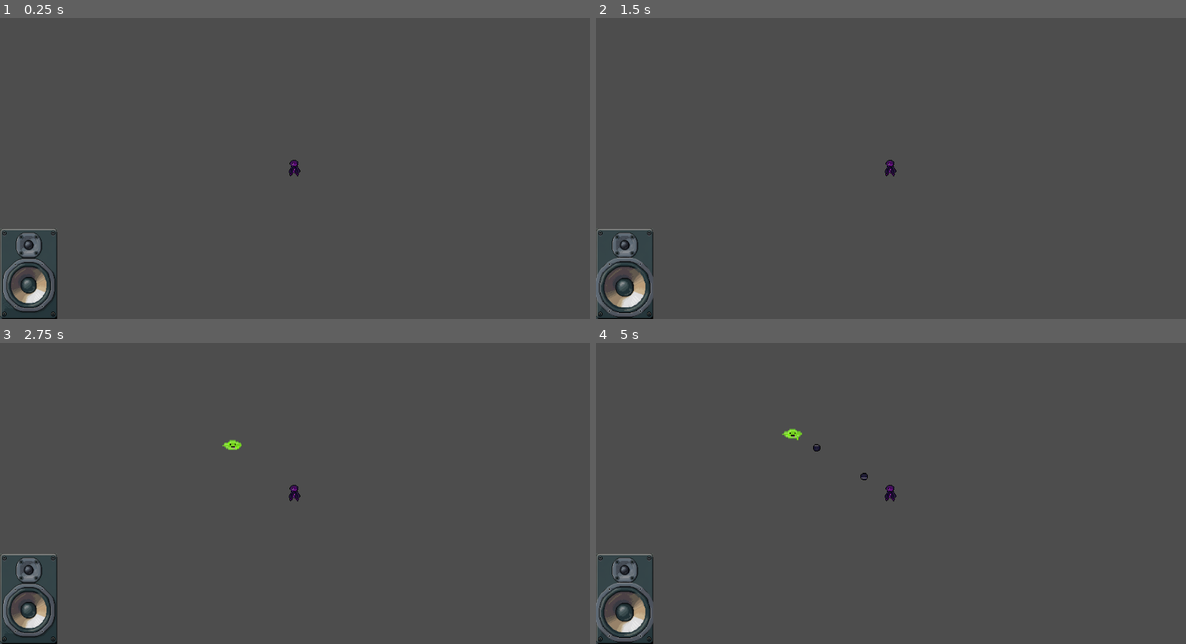
Above: before the commit, frames 1-4 (two rows, left to right).
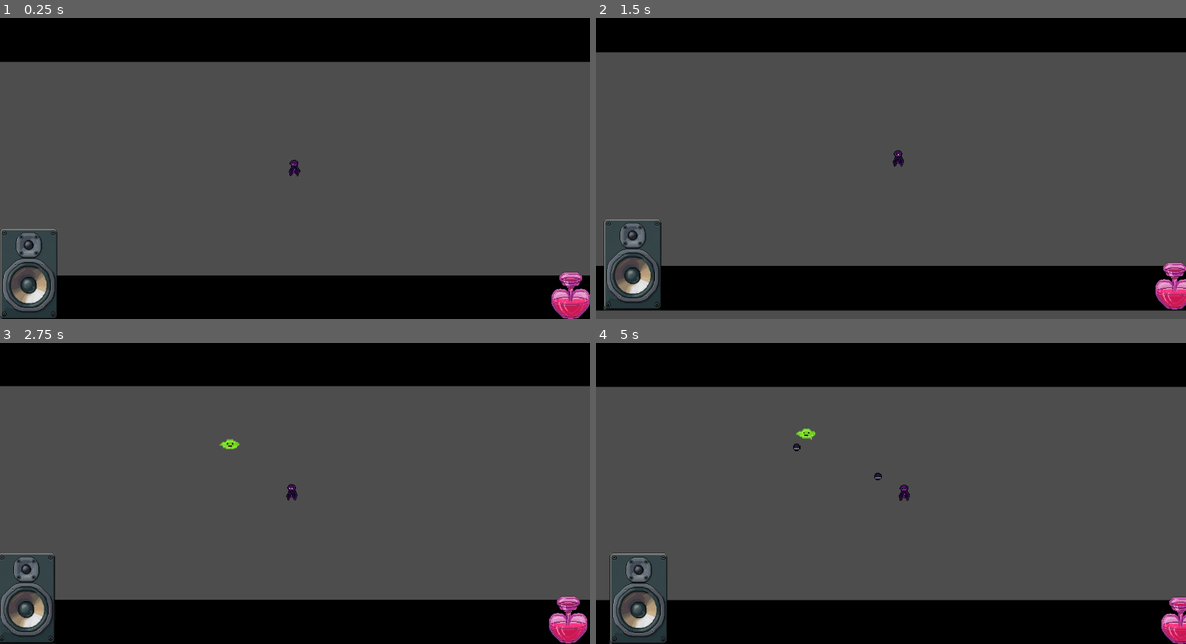
Above: after the commit, the same moments.

Repository: Raconteur37/Rhythm-Runner
Game: Godot game, scene res://Scenes/game.tscn
Two runs of this game, one before a commit and one after it. Both use one fixed random seed, a clock stepped at 60 frames per second and the inputs below.
Inputs:
- Up to frame 1 (0.25 s): no input
- Up to frame 2 (1.5 s): tap Enter at 0.5 s; tap Space at 0.6, 0.77, 1.07, 1.35 s
- Up to frame 3 (2.75 s): tap Space at 1.52, 1.82, 2.1 s
- Up to frame 4 (5 s): tap Space at 2.85, 3.02, 3.32, 3.6, 3.77, 4.07, 4.35, 4.52, 4.82 s

The runs differ from the first frame. In frame 1, 28% of the frame differs, in the area x 0-100%, y 0-100%; in frame 2, 27%; in frame 3, 29%; in frame 4, 31%.

Commit message:
Added more UI items

Diff:
--- a/Scenes/Camera2D.gd
+++ b/Scenes/Camera2D.gd
@@ -10,13 +10,11 @@
 
 func _input(event: InputEvent):
 	if event is InputEventKey and event.is_pressed() and event.keycode == KEY_SPACE:
-		if ($"../BeatTimer".time_left <= .5):
-			$"../ResultLabel".text = "Good"
+		if ($"../BeatTimer".time_left >= ($"..".beatTime) - (float($"..".beatTime)* .5) or ($"../BeatTimer".time_left <= .05)):
 			$"../Player".attack()
-			add_trauma(.2)
 		else:
-			$"../ResultLabel".text = "Nope"
-			add_trauma(.7)
+			add_trauma(.5)
+		#print($"../BeatTimer".time_left)
 
 func _ready():
 	randomize()
@@ -37,3 +35,7 @@
 	rotation = max_roll * amount * randf_range(-1,1)
 	offset.x = max_offset.x * amount * randf_range(-1,1)
 	offset.y = max_offset.y * amount * randf_range(-1,1)
+
+
+func _on_beat_timer_timeout() -> void:
+	add_trauma(.2)
--- a/Scenes/bass_hit_ui.gd
+++ b/Scenes/bass_hit_ui.gd
@@ -3,7 +3,8 @@
 
 func _on_beat_timer_timeout() -> void:
 	$".".frame = 1
-	await get_tree().create_timer($"..".beatTime / float(2)).timeout
+	#await get_tree().create_timer($"..".beatTime / float(2)).timeout
+	await get_tree().create_timer(.5).timeout
 	$".".frame = 0
 
 func _process(delta: float) -> void:
--- a/Scenes/game.tscn
+++ b/Scenes/game.tscn
@@ -1,12 +1,13 @@
-[gd_scene load_steps=15 format=3 uid="uid://c1hkycx7ryy0l"]
+[gd_scene load_steps=19 format=3 uid="uid://c1hkycx7ryy0l"]
 
 [ext_resource type="Script" path="res://Scenes/game.gd" id="1_lhvhd"]
 [ext_resource type="PackedScene" uid="uid://b6xja88rrb6i8" path="res://Scenes/player.tscn" id="1_s8f1b"]
 [ext_resource type="Script" path="res://Scenes/WaveManager.gd" id="2_g4bhq"]
-[ext_resource type="AudioStream" uid="uid://dkewx83pnla41" path="res://Songs/SmoothOperator120bpm.mp3" id="2_l8g5d"]
 [ext_resource type="Texture2D" uid="uid://dpypatt8wqf44" path="res://Sprites/UI/Bass-Sheet.png" id="2_mhqds"]
 [ext_resource type="Script" path="res://Scenes/bass_hit_ui.gd" id="3_qdirg"]
 [ext_resource type="Script" path="res://Scenes/Camera2D.gd" id="3_xxvlx"]
+[ext_resource type="Texture2D" uid="uid://c50ftikshcj54" path="res://Sprites/UI/HeartJuice.png" id="4_ju45m"]
+[ext_resource type="AudioStream" uid="uid://o47whv4cm6yu" path="res://Songs/banger.mp3" id="5_1kjxo"]
 
 [sub_resource type="AtlasTexture" id="AtlasTexture_yv5um"]
 atlas = ExtResource("2_mhqds")
@@ -30,6 +31,17 @@
 "speed": 5.0
 }]
 
+[sub_resource type="SpriteFrames" id="SpriteFrames_ojipv"]
+animations = [{
+"frames": [{
+"duration": 1.0,
+"texture": ExtResource("4_ju45m")
+}],
+"loop": true,
+"name": &"default",
+"speed": 5.0
+}]
+
 [sub_resource type="WorldBoundaryShape2D" id="WorldBoundaryShape2D_atn11"]
 distance = 34.2014
 
@@ -42,14 +54,28 @@
 [sub_resource type="WorldBoundaryShape2D" id="WorldBoundaryShape2D_r1pfq"]
 distance = 272.239
 
+[sub_resource type="Gradient" id="Gradient_cfitd"]
+offsets = PackedFloat32Array(0.980519, 1)
+
+[sub_resource type="GradientTexture2D" id="GradientTexture2D_ebwb5"]
+gradient = SubResource("Gradient_cfitd")
+
 [node name="Node2D" type="Node2D"]
 script = ExtResource("1_lhvhd")
+tempo = 128.0
 
 [node name="BassHitUI" type="AnimatedSprite2D" parent="."]
+top_level = true
 position = Vector2(-246, 652)
 scale = Vector2(0.5, 0.5)
 sprite_frames = SubResource("SpriteFrames_ygs5e")
 script = ExtResource("3_qdirg")
+
+[node name="HeartUI" type="AnimatedSprite2D" parent="."]
+top_level = true
+position = Vector2(1518, 724)
+scale = Vector2(0.3, 0.3)
+sprite_frames = SubResource("SpriteFrames_ojipv")
 
 [node name="WaveManager" type="Node2D" parent="."]
 script = ExtResource("2_g4bhq")
@@ -61,7 +87,8 @@
 [node name="AudioStreamPlayer2D" type="AudioStreamPlayer2D" parent="."]
 position = Vector2(529, 36)
 scale = Vector2(3.12, 3.18809)
-stream = ExtResource("2_l8g5d")
+stream = ExtResource("5_1kjxo")
+autoplay = true
 
 [node name="Player" parent="." instance=ExtResource("1_s8f1b")]
 position = Vector2(619, 307)
@@ -124,6 +151,23 @@
 scale = Vector2(3.68, 2.96)
 text = "placeHolder"
 
+[node name="TextureRect" type="TextureRect" parent="."]
+offset_left = -817.0
+offset_top = -182.0
+offset_right = -753.0
+offset_bottom = -118.0
+scale = Vector2(52.2707, 2.26996)
+texture = SubResource("GradientTexture2D_ebwb5")
+
+[node name="TextureRect2" type="TextureRect" parent="."]
+offset_left = -817.0
+offset_top = 658.0
+offset_right = -753.0
+offset_bottom = 722.0
+scale = Vector2(52.2707, 2.26996)
+texture = SubResource("GradientTexture2D_ebwb5")
+
 [connection signal="timeout" from="WaveManager/EnemySpawnTimer" to="WaveManager" method="_on_enemy_spawn_timer_timeout"]
 [connection signal="timeout" from="BeatTimer" to="." method="_on_beat_t_imer_timeout"]
 [connection signal="timeout" from="BeatTimer" to="BassHitUI" method="_on_beat_timer_timeout"]
+[connection signal="timeout" from="BeatTimer" to="GameCamera" method="_on_beat_timer_timeout"]
Not shown, removed: Songs/SmoothOperator120bpm.mp3.import
Not shown, added: Songs/banger.mp3.import
Binary file added: Sprites/UI/HeartJuice.png
Not shown, added: Sprites/UI/HeartJuice.png.import
Not shown, removed: Songs/SmoothOperator120bpm.mp3
Not shown, added: Songs/banger.mp3
